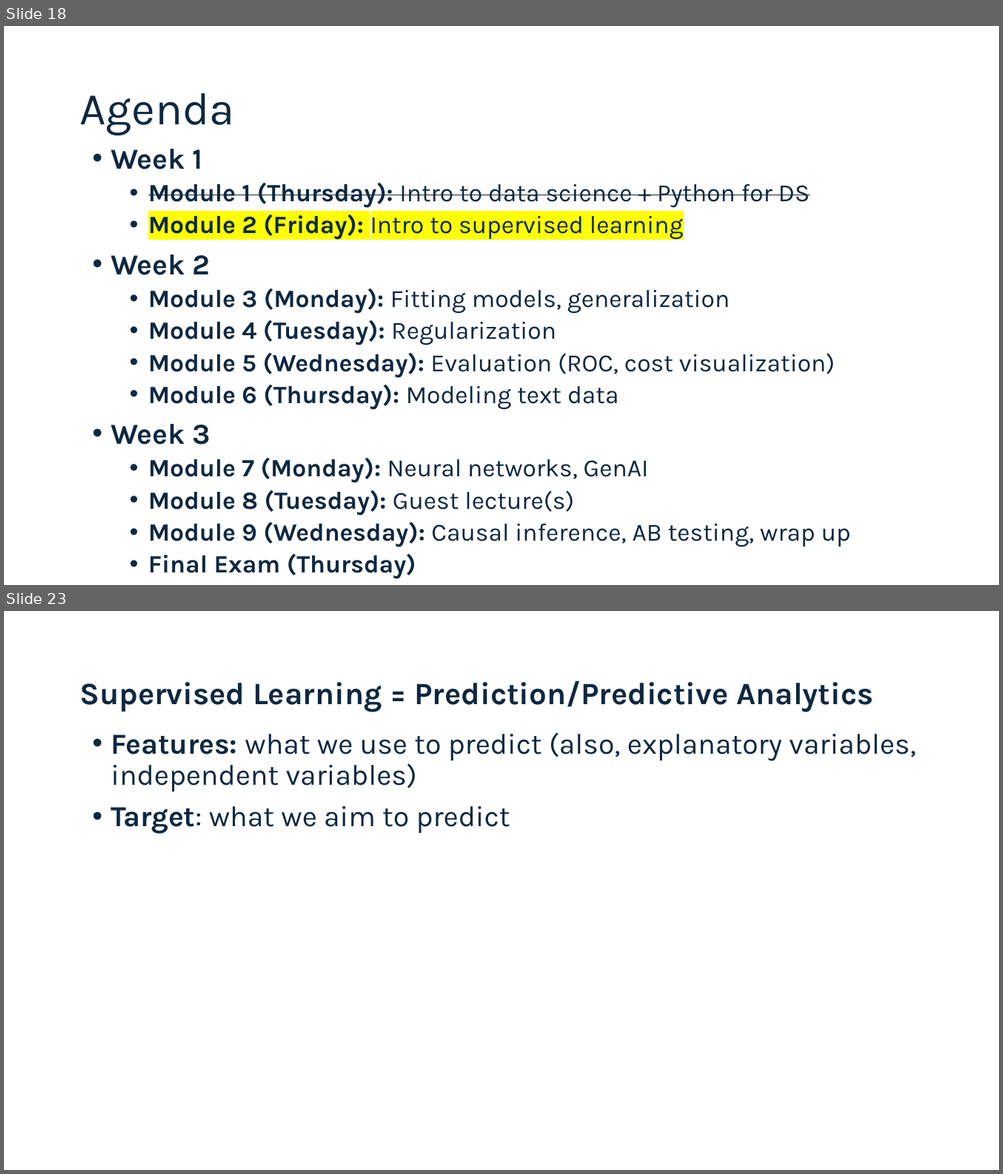
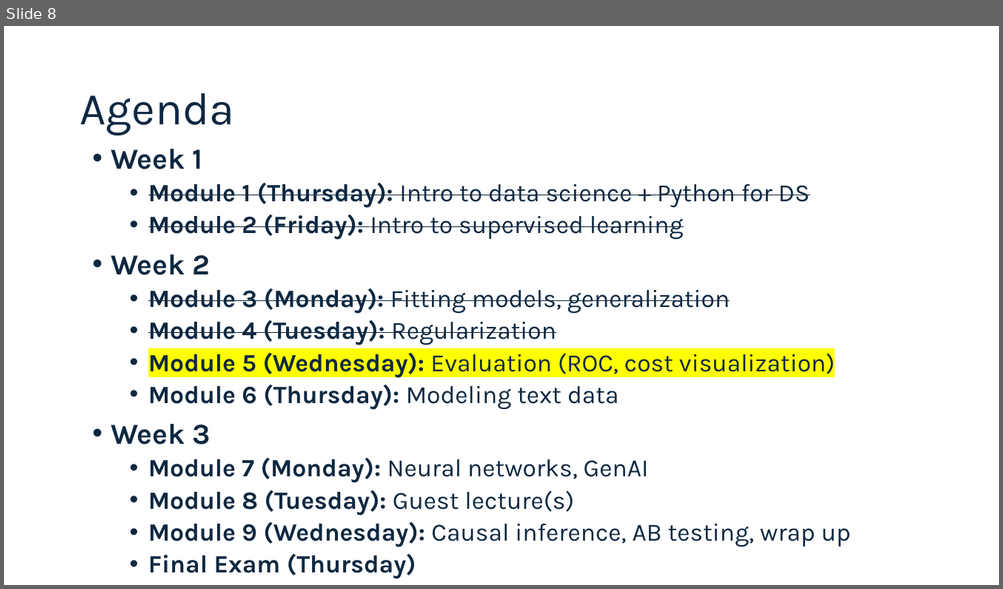
Before and after one commit to connordouglas10/DS-Tech-2025January, a slide deck: Modules/Module5/Slides 5.pptx. Shown one above the other, each under a label of ours: slides 18 and 23 before the commit, slide 8 after it; the slides between them are not shown. The pictures are 1003x1174 and 1003x589 pixels, drawn with LibreOffice and Linux fonts; fonts in the diff are those of the drawing. Boxes give left, top, right and bottom in pixels: in the first picture for what was removed or moved away, otherwise in the second. Text is boxed around its words. In the diff, an @@ line names an element or a change of style, - is before the commit and + after.

```diff
--- a/Modules/Module5/Slides 5.pptx
+++ b/Modules/Module5/Slides 5.pptx
@@ slide 23 removed at bbox=[4, 611, 999, 1170], background #FFFFFF @@
@@ title removed at bbox=[79, 681, 873, 712] @@
-Supervised Learning = Prediction/Predictive Analytics
@@ text removed at bbox=[111, 732, 916, 834] @@
-• Features: what we use to predict (also, explanatory variables, independent variables)
-• Target: what we aim to predict
@@ what was slide 18 is now slide 8 @@
@@ slide 8 changed as well @@
@@ text at bbox=[148, 215, 834, 378]: highlight #FFFF00 to none in "Module 2 (Friday): Intro to supervised learning"; strikethrough on in "Module 2 (Friday): Intro to supervised learning", "Module 3 (Monday): Fitting models, generalization", "Module 4 (Tuesday): Regularization"; highlight none to #FFFF00 in "Module 5 (Wednesday): Evaluation (ROC, cost visualization)" @@
```
Also in this commit, not shown: 2 other slides changed, 20 other slides removed, 1 other file.
